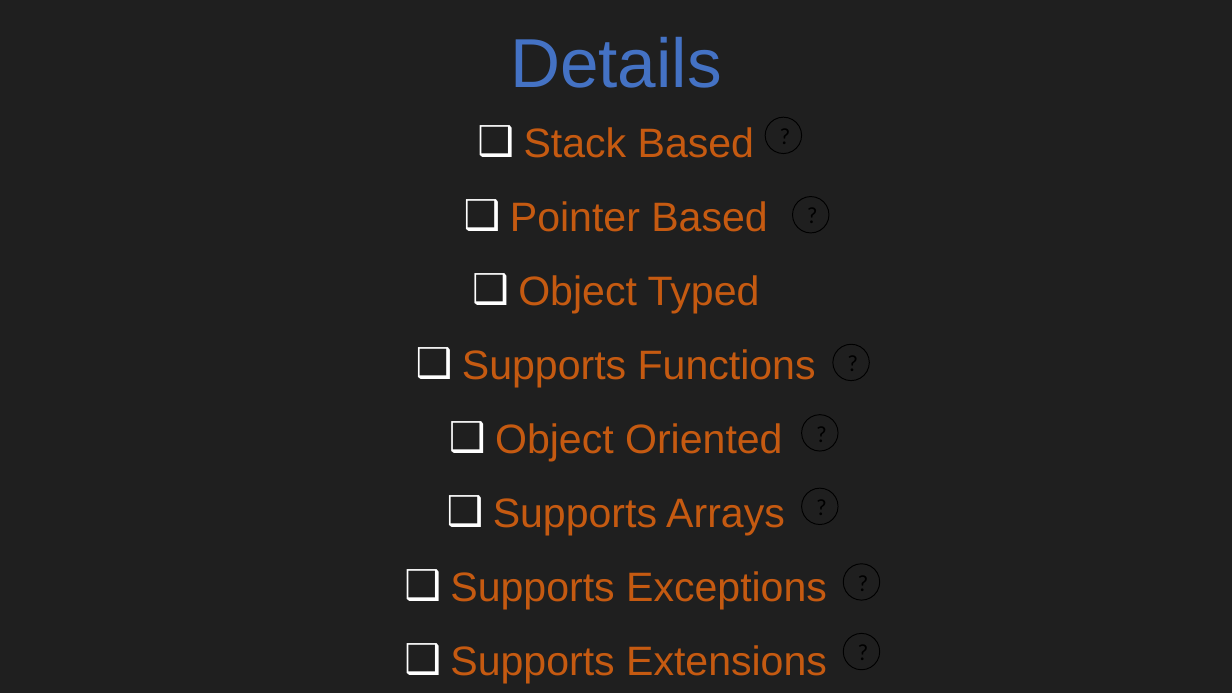
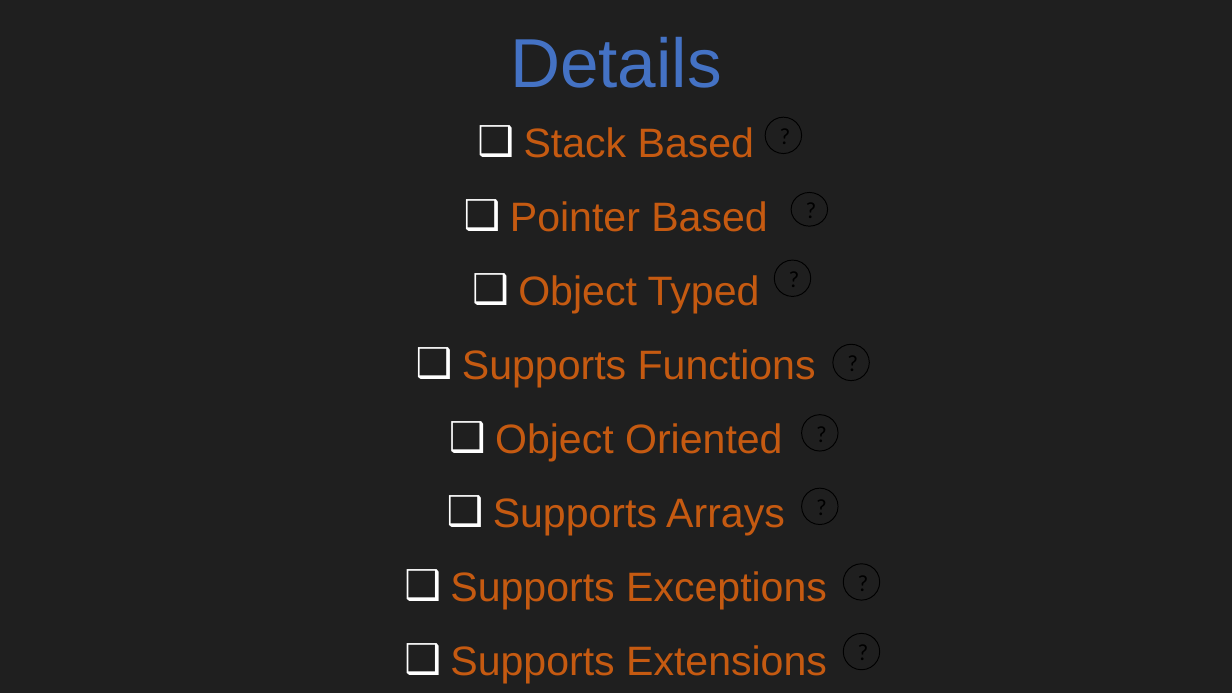
Before and after one commit to twotxh/rvm, a slide deck: slide 2 of extra/RobinVM.odp. Drawn at 1232x693 pixels with LibreOffice and Linux fonts; fonts in the diff are those of the drawing. Boxes give left, top, right and bottom in pixels: in the first picture for what was removed or moved away, otherwise in the second. Text is boxed around its words. In the diff, an @@ line names an element or a change of style, - is before the commit and + after.

```diff
--- a/extra/RobinVM.odp
+++ b/extra/RobinVM.odp
@@ freeform shape "?": place and size @@
-freeform shape "?" at (793,197,829,233)
+freeform shape "?" at (791,192,827,226)
@@ freeform shape added at (775,260,811,296), outline #000000 0.74 pt, 18 pt, text #000000 @@
+?
```
Also in this commit, not shown: 4 other slides changed, 6 slides added, 3 other files.
